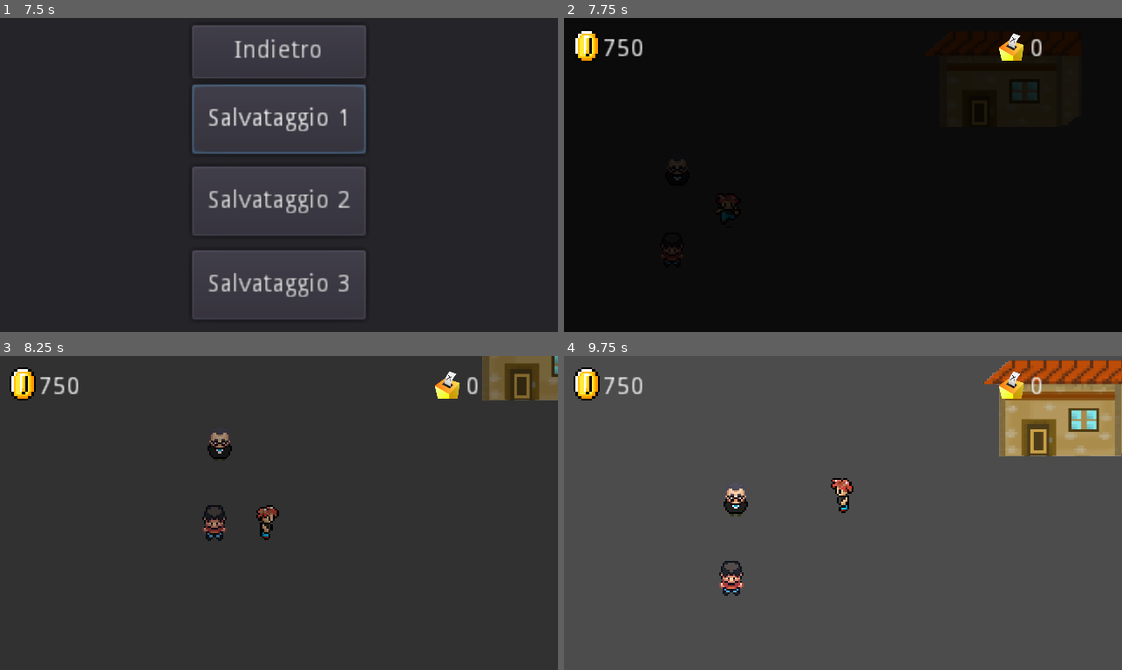
Above: before the commit, frames 1-4 (two rows, left to right).
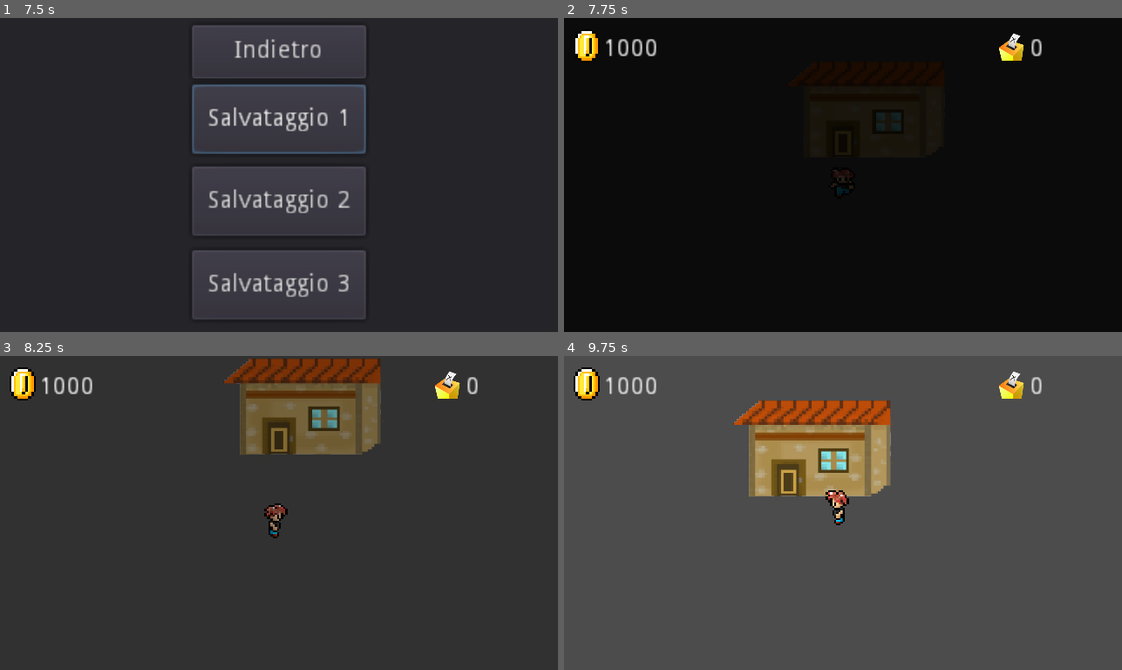
Above: after the commit, the same moments.

Repository: Fra866/ResPublica
Game: Godot game, scene res://Start.tscn
Two runs of this game, one before a commit and one after it. Both use one fixed random seed, a clock stepped at 60 frames per second and the inputs below.
Inputs:
- Up to frame 1 (7.5 s): click "Nuovo gioco" at 0.5 s; click "Salvataggio 1" at 1.25 s; click "Yes" at 2 s; click "No" at 2.75 s; click "Carica partita" at 3.5 s; click "Salvataggio 2" at 4.25 s; click "Salvataggio 3" at 5 s; click "Indietro" at 5.75 s; tap Enter (ui_accept) at 6.5, 6.77, 6.8, 7.07, 7.35 s; hold Right (ui_right) 6.53-7.28 s; tap End (ui_end) at 6.6 s; hold Down (ui_down) from 7.28 s (still down)
- Up to frame 2 (7.75 s): keep holding Down (ui_down); tap Enter (ui_accept) at 7.52 s; tap End (ui_end) at 7.55 s
- Up to frame 3 (8.25 s): tap Enter (ui_accept) at 7.82 s; release Down (ui_down) at 8.03 s; hold Right (ui_right) from 8.03 s (still down); tap End (ui_end) at 8.1 s
- Up to frame 4 (9.75 s): tap Enter (ui_accept) at 8.3, 9.02, 9.32, 9.6 s; release Right (ui_right) at 8.78 s; hold Up (ui_up) 8.78-9.53 s; tap End (ui_end) at 8.85 s; hold Left (ui_left) from 9.53 s (still down)

Frame 1 is identical in both runs. In frame 2, 0.4% of the frame differs, in the area x 7-52%, y 6-76%; in frame 3, 11%; in frame 4, 15%, in the area x 7-100%, y 1-77%.
Error in both runs: Invalid set index 'save_file' (on base: 'Nil') with value of type 'Resource (saved.gd)'. (res://Start.gd:88)

Commit message:
Menu: party_options demo

Diff:
--- a/Parties/party.gd
+++ b/Parties/party.gd
@@ -4,7 +4,7 @@
 
 export(String) var party_name
 export(Texture) var symbol
-export(int) var total_votes
+export(int) var votes
 export(Vector2) var political_pos
 
 
--- a/Saved/save01.tres
+++ b/Saved/save01.tres
@@ -1,23 +1,17 @@
-[gd_resource type="Resource" load_steps=10 format=2]
+[gd_resource type="Resource" load_steps=4 format=2]
 
 [ext_resource path="res://saved.gd" type="Script" id=1]
 [ext_resource path="res://Scenes/Level1.tscn" type="PackedScene" id=2]
-[ext_resource path="res://Items/Slogans/stalin.tres" type="Resource" id=3]
 [ext_resource path="res://Parties/party.tres" type="Resource" id=4]
-[ext_resource path="res://Items/Slogans/humani.tres" type="Resource" id=5]
-[ext_resource path="res://Items/Slogans/black_lives.tres" type="Resource" id=6]
-[ext_resource path="res://Items/Objects/Key Objects/mail.tres" type="Resource" id=7]
-[ext_resource path="res://Items/Slogans/riforma.tres" type="Resource" id=8]
-[ext_resource path="res://Items/Slogans/impero.tres" type="Resource" id=9]
 
 [resource]
 script = ExtResource( 1 )
-slogans = [ ExtResource( 6 ), ExtResource( 8 ), ExtResource( 5 ), ExtResource( 3 ), ExtResource( 9 ) ]
-objects = [ ExtResource( 7 ) ]
-ended_cutscenes = [ 1 ]
-list_npc = [ "Andreotti" ]
+slogans = [  ]
+objects = [  ]
+ended_cutscenes = [  ]
+list_npc = [  ]
 current_scene = ExtResource( 2 )
 player_party = ExtResource( 4 )
-player_pos = Vector2( -64, 48 )
-money = 750
-votes = 10
+player_pos = Vector2( 80, 16 )
+money = 1000
+votes = 0
--- a/Scenes/BattleScene.gd
+++ b/Scenes/BattleScene.gd
@@ -287,7 +287,6 @@
 
 	print("Enemy PolPos: ", enemy_political_pos)
 	print("Damage Area: ",political_compass.damage_area.polygon)
-	# print("Damagable: ", damageable(enemy_political_pos))
 
 
 func battle_ends(victory):
@@ -301,7 +300,7 @@
 	yield(timer, "timeout")
 
 	if victory:
-		menu.party.total_votes += votes
+		menu.party.votes += votes
 		menu.party.political_pos = (menu.party.political_pos + enemy_political_pos)/2
 
 		action_log.text = "Hai ottenuto " + str(votes) + " voti."
--- a/Scenes/Menu.gd
+++ b/Scenes/Menu.gd
@@ -3,29 +3,43 @@
 export(int) var state = 1
 export(Resource) var party
 
+onready var menulayers = $MenuLayers
 onready var sprite = $MenuLayers/MainMenu/Sprite
 onready var control = $MenuLayers/MainMenu/Control
+
 onready var slogans = $MenuLayers/Slogans
+onready var objects = $MenuLayers/Objects
+onready var party_options = $MenuLayers/Party
+
 onready var slogan_container = $MenuLayers/Slogans/MainContainer
+onready var objects_container = $MenuLayers/Objects/MainContainer
+onready var voters_container = $MenuLayers/Party/MainContainer/Selector
+
 onready var slogan_selector = $MenuLayers/Slogans/MainContainer/Selector
-onready var objects = $MenuLayers/Objects
-onready var objects_container = $MenuLayers/Objects/MainContainer
 onready var objects_selector = $MenuLayers/Objects/MainContainer/Selector
-onready var menulayers = $MenuLayers
+onready var voters_selector = $MenuLayers/Party/MainContainer/Selector
+
 onready var no_slog_text = $MenuLayers/Slogans/NoSloganText
 onready var no_obj_text = $MenuLayers/Objects/NoObjectText
-onready var political_compass = $MenuLayers/Slogans/PoliticalCompass
+
+onready var political_compass_slog = $MenuLayers/Slogans/PoliticalCompass
+onready var political_compass_party = $MenuLayers/Party/PoliticalCompass
+
 onready var slogans_desc_displayer = $MenuLayers/Slogans/DescriptionDisplayer
+onready var objects_desc_displayer = $MenuLayers/Objects/DescriptionDisplayer
+
 onready var current_slogan_desc = $MenuLayers/Slogans/DescriptionDisplayer/Background/InnerBackground/Text
-onready var objects_desc_displayer = $MenuLayers/Objects/DescriptionDisplayer
 onready var current_object_desc = $MenuLayers/Objects/DescriptionDisplayer/Background/InnerBackground/Text
+
 onready var ui = get_node("/root/SceneManager/UI")
 
 onready var player = get_node(NodePath('..')).find_node('Player')
 onready var screentransition = get_node(NodePath('/root/SceneManager'))
 onready var currentscene = get_node(NodePath('/root/SceneManager/CurrentScene'))
+
 onready var n_of_slogans: int
 onready var n_of_objects: int
+onready var n_of_voters: int
 
 onready var current_slog
 onready var current_object
@@ -33,12 +47,15 @@
 var menu_main: bool = false
 var menu_slogans: bool = false
 var menu_objects: bool = false
+var menu_party: bool = false
 
 var slogan_index: int = 0
 var object_index: int = 0
+var voter_index: int = 0
 
 onready var slogan_list: Array = []
 onready var object_list: Array = []
+onready var voter_list: Array = []
 
 func _ready():
 	menulayers = $MenuLayers
@@ -59,6 +76,8 @@
 func _process(_delta):
 	n_of_slogans = slogan_container.get_child_count() - 1
 	n_of_objects = objects_container.get_child_count() - 1
+	n_of_voters = voters_container.get_child_count() - 1
+
 	player = get_node(NodePath('..')).get_child(0).get_children().back().find_node("Player")
 	currentscene = get_node(NodePath('/root/SceneManager/CurrentScene')).get_child(0)
 
@@ -67,6 +86,7 @@
 		sprite.visible = menu_main
 		slogans.visible = menu_slogans
 		objects.visible = menu_objects
+		party_options.visible = menu_party
 
 		menulayers.position = player.position
 		objects_desc_displayer.visible = menu_objects
@@ -80,14 +100,14 @@
 		if n_of_slogans == 0:
 			no_slog_text.visible = true
 			slogan_selector.visible = false
-			political_compass.visibility(false)
+			political_compass_slog.visibility(false)
 		else:
 			no_slog_text.visible = false
 			slogan_selector.visible = true
 			current_slog = slogan_list[slogan_index]
 
-			political_compass.set_main_pointer(current_slog.political_pos.x, -current_slog.political_pos.y)
-			political_compass.set_damage_area(current_slog.damage_area)
+			political_compass_slog.set_main_pointer(current_slog.political_pos.x, -current_slog.political_pos.y)
+			political_compass_slog.set_damage_area(current_slog.damage_area)
 			slogan_index = handle_input(slogan_index, n_of_slogans, slogan_selector)
 
 			if Input.is_action_just_pressed("ui_accept"):
@@ -116,6 +136,12 @@
 			if Input.is_action_just_pressed("ui_accept"):
 				objects_container.get_child(1).foo(current_object.id) # Temporary Solution
 
+	if menu_party:
+		menu_main = false
+		menu_party = true
+		if Input.is_action_just_pressed("ui_end"):
+			menu_party = false
+			menu_main = true
 
 
 	if menu_main:
@@ -127,33 +153,43 @@
 				sprite.frame -= 1
 		if Input.is_action_just_pressed("ui_accept"):
 			match sprite.frame:
+				0:
+					priority_to_party_options()
+				1:
+					pass
 				2:
 					priority_to_slogans()
 				3:
 					priority_to_objects()
 
 
+func priority_to_party_options():
+	menu_party = true
+	political_compass_party.hide_damage_area()
+	political_compass_party.set_main_pointer(party.political_pos.x, party.political_pos.y)
+	political_compass_party.visibility(true)
+
 
 func priority_to_objects():
 	menu_objects = true
-	political_compass.visibility(false)
+	political_compass_slog.visibility(false)
 
 
 func priority_to_slogans():
 	menu_slogans = true
-	political_compass.visibility(true)
+	political_compass_slog.visibility(true)
 
 
 func priority_to_menu():
 	menu_main = true
-	political_compass.visibility(false)
+	political_compass_slog.visibility(false)
 
 
 func priority_to_player():
 	menu_slogans = false
 	menu_main = false
 	menu_objects = false
-	political_compass.visibility(false)
+	political_compass_slog.visibility(false)
 
 
 func new_p():
@@ -196,3 +232,11 @@
 		new_obj_instance.position = Vector2(32 * (n_of_objects % 6) + 15, 40*(int(n_of_objects / 6)) + 20)
 		n_of_objects += 1
 		objects_container.add_child(new_obj_instance)
+
+func new_voter(voter):
+	if not voter in voter_list:
+		voter_list.append(voter)
+
+		# var new_voter_instance
+
+		n_of_voters += 1
--- a/Scenes/Menu.tscn
+++ b/Scenes/Menu.tscn
@@ -33,7 +33,7 @@
 margin_top = 32.0
 margin_right = 112.0
 margin_bottom = 56.0
-text = "Opzioni"
+text = "Partito"
 __meta__ = {
 "_edit_use_anchors_": false
 }
@@ -232,3 +232,32 @@
 __meta__ = {
 "_edit_use_anchors_": false
 }
+
+[node name="Party" type="Control" parent="MenuLayers"]
+margin_left = -96.0
+margin_top = -80.0
+margin_right = 94.0
+margin_bottom = 80.0
+__meta__ = {
+"_edit_use_anchors_": false
+}
+
+[node name="Background" type="Sprite" parent="MenuLayers/Party"]
+position = Vector2( 96, 78 )
+scale = Vector2( 2, 1.28125 )
+texture = ExtResource( 3 )
+
+[node name="MainContainer" type="Node2D" parent="MenuLayers/Party"]
+
+[node name="Selector" type="ColorRect" parent="MenuLayers/Party/MainContainer"]
+margin_left = -16.0
+margin_top = 16.0
+margin_right = 16.0
+margin_bottom = 48.0
+color = Color( 0.94902, 0.203922, 0.203922, 1 )
+__meta__ = {
+"_edit_use_anchors_": false
+}
+
+[node name="PoliticalCompass" parent="MenuLayers/Party" instance=ExtResource( 4 )]
+position = Vector2( 176, 80 )
--- a/Scenes/PoliticalCompass.gd
+++ b/Scenes/PoliticalCompass.gd
@@ -45,6 +45,14 @@
 	damage_area.polygon = dm
 
 
+func hide_damage_area():
+	damage_area.visible = false
+
+
+func show_damage_area():
+	damage_area.visible = true
+
+
 func set_line(initial_pos: Vector2, x: float, y: float):
 	next_position.visible = true
 	next_position.points[0] = Vector2(initial_pos.x + 4, initial_pos.y + 4)
